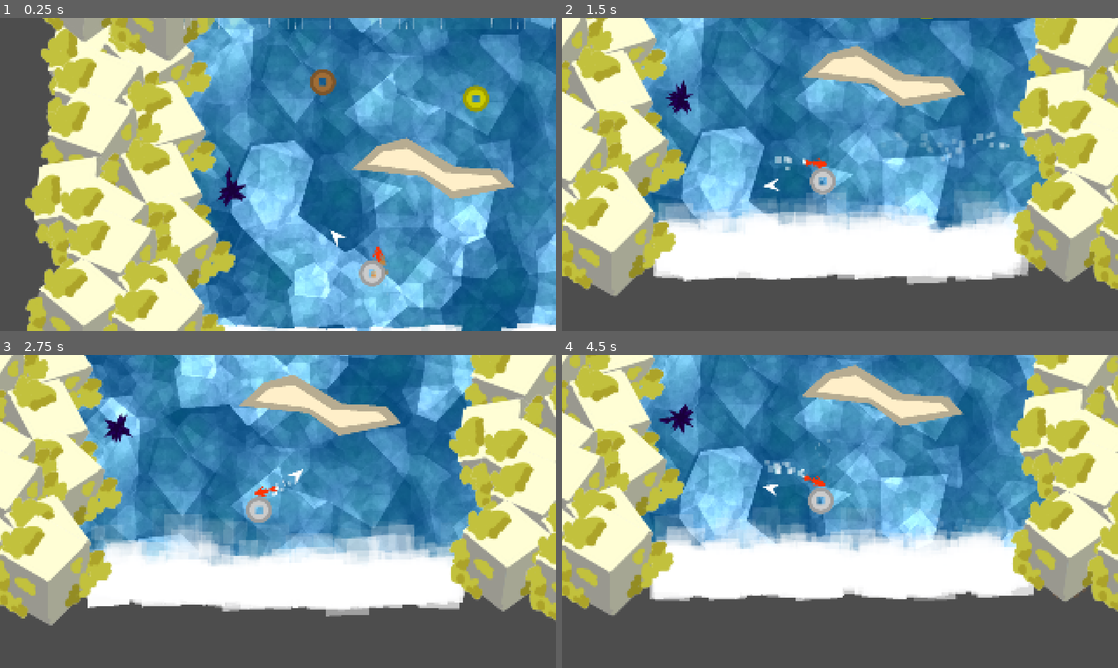
Above: before the commit, frames 1-4 (two rows, left to right).
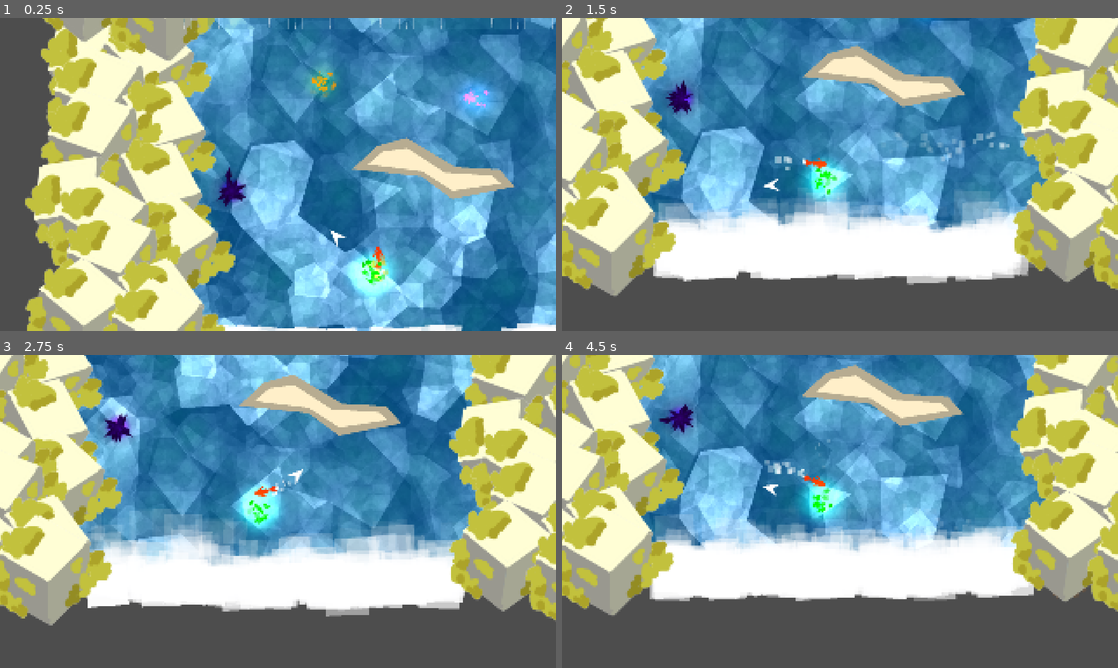
Above: after the commit, the same moments.

Repository: ojaskavathe/cascade
Game: Godot game, scene res://game.tscn
Same seed, same stepped clock (60 frames per second), same inputs: the game is played once before the commit and once after it. The engine's default icon, where the game draws it, is replaced by a stand-in: a white triangle on a blue panel in a dark square.
Inputs (mouse positions are in pixels of both pictures, inside the frame that each line leads up to):
- Up to frame 1 (0.25 s): no input
- Up to frame 2 (1.5 s): move the mouse to (962, 158) at 0.52 s; hold D (right) from 0.53 s (still down); tap Space (jump) at 0.77 s; move the mouse to (728, 190) at 1.27 s
- Up to frame 3 (2.75 s): tap Space (jump) at 1.52 s; move the mouse to (333, 442) at 2.02 s; release D (right) at 2.03 s; hold A (left) from 2.03 s (still down)
- Up to frame 4 (4.5 s): move the mouse to (812, 574) at 2.77 s; release A (left) at 2.78 s; hold D (right) 2.78-4.28 s; tap Space (jump) at 3.02, 3.77 s; move the mouse to (1006, 558) at 3.52 s; move the mouse to (673, 464) at 4.27 s; hold A (left) from 4.28 s (still down)

The runs differ from the first frame. In frame 1, 2.3% of the frame differs, in the area x 39-90%, y 15-90%; in frame 2, 2.0%; in frame 3, 2.3%; in frame 4, 2.0%.

Commit message:
Jump point particles

Diff:
--- a/entity/object/end_jump_point.tscn
+++ b/entity/object/end_jump_point.tscn
@@ -1,13 +1,48 @@
-[gd_scene load_steps=3 format=3 uid="uid://ek465fxqkhqe"]
+[gd_scene load_steps=7 format=3 uid="uid://ek465fxqkhqe"]
 
 [ext_resource type="PackedScene" uid="uid://v743cd1td7ir" path="res://entity/object/base_jump_point.tscn" id="1_mnwan"]
-[ext_resource type="Texture2D" uid="uid://835sbaf5l0di" path="res://assets/coin_base.png" id="2_ewk4s"]
+[ext_resource type="Texture2D" uid="uid://c7aq3h0u8p0s8" path="res://assets/cloud.png" id="2_moc6s"]
+
+[sub_resource type="Curve" id="Curve_ar8fk"]
+_data = [Vector2(0, 0), 0.0, 0.0, 0, 0, Vector2(1, 0.417582), 0.0, 0.0, 0, 0]
+point_count = 2
+
+[sub_resource type="Gradient" id="Gradient_4417d"]
+offsets = PackedFloat32Array(0, 0.746667, 1)
+colors = PackedColorArray(1, 1, 1, 1, 1, 1, 1, 1, 1, 1, 1, 0)
+
+[sub_resource type="Gradient" id="Gradient_olpdt"]
+offsets = PackedFloat32Array(0, 0.162338, 0.636364, 0.954545)
+colors = PackedColorArray(1, 1, 1, 1, 0.894118, 0.894118, 0.894118, 1, 0.27, 0.27, 0.27, 0.105882, 0, 0, 0, 0)
+
+[sub_resource type="GradientTexture2D" id="GradientTexture2D_hda8g"]
+gradient = SubResource("Gradient_olpdt")
+width = 160
+height = 160
+fill = 1
+fill_from = Vector2(0.5, 0.5)
 
 [node name="EndJumpPoint" type="Node2D"]
 
 [node name="BaseJumpPoint" parent="." groups=["end_point"] instance=ExtResource("1_mnwan")]
 
-[node name="CoinBase" type="Sprite2D" parent="."]
-modulate = Color(1, 1, 0, 1)
-scale = Vector2(0.6, 0.6)
-texture = ExtResource("2_ewk4s")
+[node name="CPUParticles2D" type="CPUParticles2D" parent="."]
+amount = 32
+lifetime = 4.0
+preprocess = 4.0
+texture = ExtResource("2_moc6s")
+emission_shape = 2
+emission_sphere_radius = 20.0
+gravity = Vector2(0, 0)
+orbit_velocity_min = 0.2
+orbit_velocity_max = 0.5
+angle_max = 360.0
+scale_amount_curve = SubResource("Curve_ar8fk")
+color = Color(1, 0.498039, 1, 1)
+color_ramp = SubResource("Gradient_4417d")
+
+[node name="PointLight2D" type="PointLight2D" parent="."]
+scale = Vector2(0.75, 0.75)
+color = Color(1, 0.498039, 1, 1)
+energy = 0.8
+texture = SubResource("GradientTexture2D_hda8g")
--- a/entity/object/enemy.tscn
+++ b/entity/object/enemy.tscn
@@ -22,6 +22,17 @@
 [sub_resource type="Gradient" id="Gradient_5b2ly"]
 offsets = PackedFloat32Array(0)
 colors = PackedColorArray(0.198, 0, 0.54, 1)
+
+[sub_resource type="Gradient" id="Gradient_4kl77"]
+offsets = PackedFloat32Array(0, 0.37013, 0.649351)
+colors = PackedColorArray(1, 1, 1, 1, 0.27, 0.27, 0.27, 0.105882, 0, 0, 0, 0)
+
+[sub_resource type="GradientTexture2D" id="GradientTexture2D_d1s8f"]
+gradient = SubResource("Gradient_4kl77")
+width = 160
+height = 160
+fill = 1
+fill_from = Vector2(0.5, 0.5)
 
 [node name="Enemy" type="Node2D"]
 
@@ -54,3 +65,10 @@
 scale_amount_max = 0.5
 scale_amount_curve = SubResource("Curve_eo84d")
 color_ramp = SubResource("Gradient_5b2ly")
+
+[node name="PointLight2D" type="PointLight2D" parent="."]
+scale = Vector2(0.75, 0.75)
+color = Color(1, 0, 1, 1)
+energy = 2.0
+blend_mode = 2
+texture = SubResource("GradientTexture2D_d1s8f")
--- a/entity/object/jump_point.tscn
+++ b/entity/object/jump_point.tscn
@@ -1,13 +1,48 @@
-[gd_scene load_steps=3 format=3 uid="uid://cevwhf6jv1r06"]
+[gd_scene load_steps=7 format=3 uid="uid://cevwhf6jv1r06"]
 
 [ext_resource type="PackedScene" uid="uid://v743cd1td7ir" path="res://entity/object/base_jump_point.tscn" id="1_7a3kh"]
-[ext_resource type="Texture2D" uid="uid://835sbaf5l0di" path="res://assets/coin_base.png" id="2_u308s"]
+[ext_resource type="Texture2D" uid="uid://c7aq3h0u8p0s8" path="res://assets/cloud.png" id="2_vybkc"]
+
+[sub_resource type="Curve" id="Curve_d0thu"]
+_data = [Vector2(0, 0), 0.0, 0.0, 0, 0, Vector2(1, 0.417582), 0.0, 0.0, 0, 0]
+point_count = 2
+
+[sub_resource type="Gradient" id="Gradient_twv5t"]
+offsets = PackedFloat32Array(0, 0.746667, 1)
+colors = PackedColorArray(1, 1, 1, 1, 1, 1, 1, 1, 1, 1, 1, 0)
+
+[sub_resource type="Gradient" id="Gradient_0wddm"]
+offsets = PackedFloat32Array(0, 0.162338, 0.636364, 0.954545)
+colors = PackedColorArray(1, 1, 1, 1, 0.894118, 0.894118, 0.894118, 1, 0.27, 0.27, 0.27, 0.105882, 0, 0, 0, 0)
+
+[sub_resource type="GradientTexture2D" id="GradientTexture2D_1786h"]
+gradient = SubResource("Gradient_0wddm")
+width = 160
+height = 160
+fill = 1
+fill_from = Vector2(0.5, 0.5)
 
 [node name="JumpPoint" type="Node2D"]
 
 [node name="BaseJumpPoint" parent="." instance=ExtResource("1_7a3kh")]
 
-[node name="CoinBase" type="Sprite2D" parent="."]
-modulate = Color(0.79, 0.53799, 0.2686, 1)
-scale = Vector2(0.6, 0.6)
-texture = ExtResource("2_u308s")
+[node name="CPUParticles2D" type="CPUParticles2D" parent="."]
+amount = 32
+lifetime = 4.0
+preprocess = 4.0
+texture = ExtResource("2_vybkc")
+emission_shape = 2
+emission_sphere_radius = 20.0
+gravity = Vector2(0, 0)
+orbit_velocity_min = 0.2
+orbit_velocity_max = 0.5
+angle_max = 360.0
+scale_amount_curve = SubResource("Curve_d0thu")
+color = Color(1, 0.498039, 0, 1)
+color_ramp = SubResource("Gradient_twv5t")
+
+[node name="PointLight2D" type="PointLight2D" parent="."]
+scale = Vector2(0.75, 0.75)
+color = Color(1, 0.498039, 0, 1)
+energy = 0.8
+texture = SubResource("GradientTexture2D_1786h")
--- a/entity/object/spawn_jump_point.tscn
+++ b/entity/object/spawn_jump_point.tscn
@@ -1,12 +1,48 @@
-[gd_scene load_steps=3 format=3 uid="uid://hwtg6vij1omp"]
+[gd_scene load_steps=7 format=3 uid="uid://hwtg6vij1omp"]
 
 [ext_resource type="PackedScene" uid="uid://v743cd1td7ir" path="res://entity/object/base_jump_point.tscn" id="1_x173m"]
-[ext_resource type="Texture2D" uid="uid://835sbaf5l0di" path="res://assets/coin_base.png" id="2_eyyfn"]
+[ext_resource type="Texture2D" uid="uid://c7aq3h0u8p0s8" path="res://assets/cloud.png" id="2_ycq5k"]
+
+[sub_resource type="Curve" id="Curve_dx60p"]
+_data = [Vector2(0, 0), 0.0, 0.0, 0, 0, Vector2(1, 0.417582), 0.0, 0.0, 0, 0]
+point_count = 2
+
+[sub_resource type="Gradient" id="Gradient_ypy4e"]
+offsets = PackedFloat32Array(0, 0.746667, 1)
+colors = PackedColorArray(1, 1, 1, 1, 1, 1, 1, 1, 1, 1, 1, 0)
+
+[sub_resource type="Gradient" id="Gradient_8y312"]
+offsets = PackedFloat32Array(0, 0.162338, 0.636364, 0.954545)
+colors = PackedColorArray(1, 1, 1, 1, 0.894118, 0.894118, 0.894118, 1, 0.27, 0.27, 0.27, 0.105882, 0, 0, 0, 0)
+
+[sub_resource type="GradientTexture2D" id="GradientTexture2D_tri4d"]
+gradient = SubResource("Gradient_8y312")
+width = 160
+height = 160
+fill = 1
+fill_from = Vector2(0.5, 0.5)
 
 [node name="SpawnJumpPoint" type="Node2D"]
 
 [node name="BaseJumpPoint" parent="." groups=["spawn_point"] instance=ExtResource("1_x173m")]
 
-[node name="CoinBase" type="Sprite2D" parent="."]
-scale = Vector2(0.6, 0.6)
-texture = ExtResource("2_eyyfn")
+[node name="CPUParticles2D" type="CPUParticles2D" parent="."]
+amount = 32
+lifetime = 4.0
+preprocess = 4.0
+texture = ExtResource("2_ycq5k")
+emission_shape = 2
+emission_sphere_radius = 20.0
+gravity = Vector2(0, 0)
+orbit_velocity_min = 0.2
+orbit_velocity_max = 0.5
+angle_max = 360.0
+scale_amount_curve = SubResource("Curve_dx60p")
+color = Color(0, 0.498039, 0, 1)
+color_ramp = SubResource("Gradient_ypy4e")
+
+[node name="PointLight2D" type="PointLight2D" parent="."]
+scale = Vector2(0.75, 0.75)
+color = Color(0, 0.498039, 0, 1)
+energy = 0.8
+texture = SubResource("GradientTexture2D_tri4d")
--- /dev/null
+++ b/entity/player/arrow.gd
@@ -0,0 +1,11 @@
+extends Node2D
+
+
+# Called when the node enters the scene tree for the first time.
+func _ready():
+	pass # Replace with function body.
+
+
+# Called every frame. 'delta' is the elapsed time since the previous frame.
+func _process(delta):
+	pass
--- a/entity/player/arrow.tscn
+++ b/entity/player/arrow.tscn
@@ -1,8 +1,25 @@
-[gd_scene format=3 uid="uid://d3afre7mvkufd"]
+[gd_scene load_steps=4 format=3 uid="uid://d3afre7mvkufd"]
+
+[ext_resource type="Script" path="res://entity/player/arrow.gd" id="1_5iysc"]
+
+[sub_resource type="Gradient" id="Gradient_nv0fp"]
+offsets = PackedFloat32Array(0, 0.162338, 0.564935, 0.675325)
+colors = PackedColorArray(1, 1, 1, 1, 0.894118, 0.894118, 0.894118, 1, 0.27, 0.27, 0.27, 0.105882, 0, 0, 0, 0)
+
+[sub_resource type="GradientTexture2D" id="GradientTexture2D_sbpyq"]
+gradient = SubResource("Gradient_nv0fp")
+width = 160
+height = 160
+fill = 1
+fill_from = Vector2(0.5, 0.5)
 
 [node name="Arrow" type="Node2D"]
 z_index = 100
+script = ExtResource("1_5iysc")
 
 [node name="Arrow" type="Polygon2D" parent="."]
 z_index = 100
 polygon = PackedVector2Array(0, -140, -15, -100, 0, -114, 15, -100)
+
+[node name="PointLight2D" type="PointLight2D" parent="."]
+texture = SubResource("GradientTexture2D_sbpyq")
Binary file added: assets/cloud.png
Not shown, changed: assets/cloud.png.import
Binary file removed: assets/coin_base.png
Not shown: 1 places in entity/object/enemy.tscn that only renumber resources
